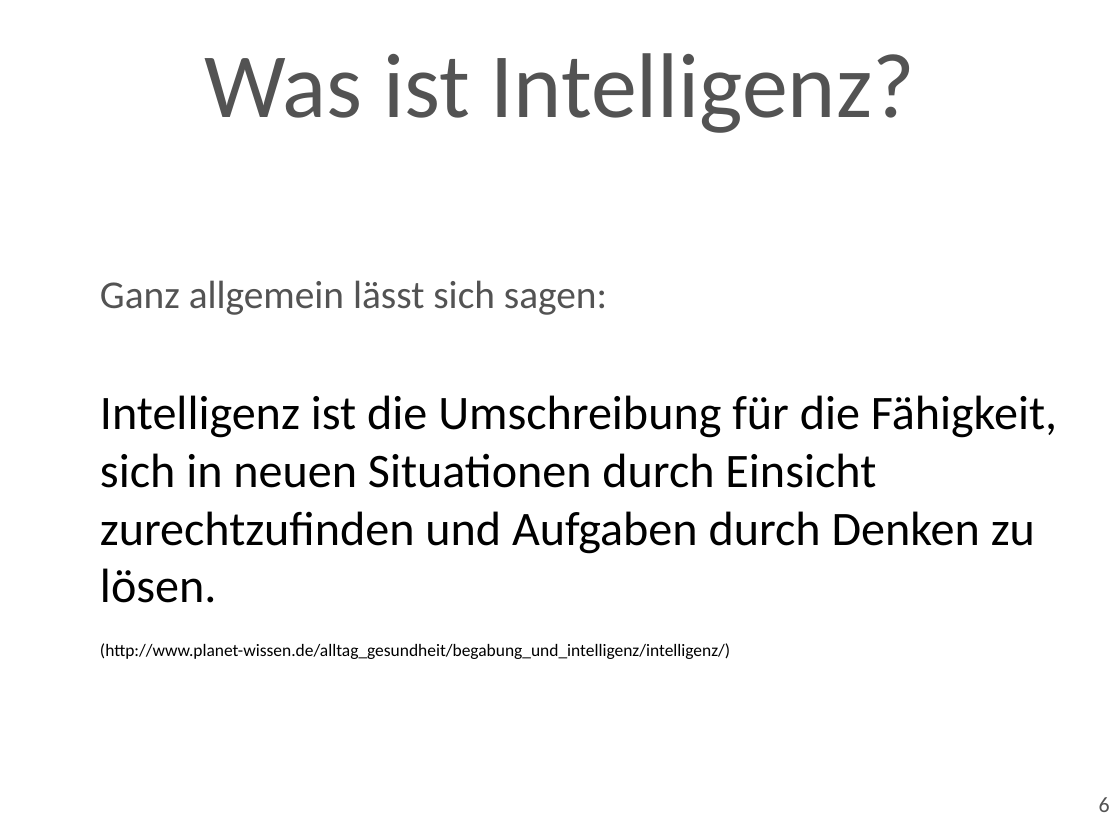
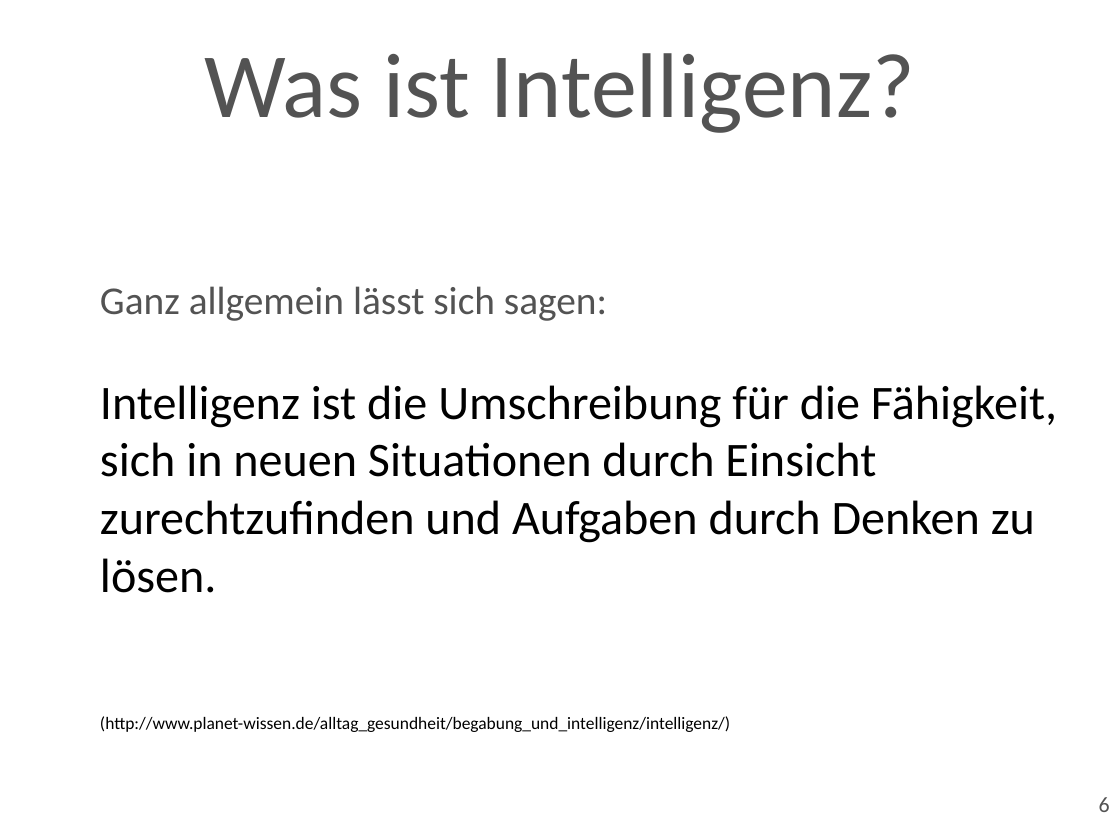
Before and after one commit to Franzi93/Seminar, a slide deck: slide 6 of Präsentation/Künstliche Intelligenz.odp. Drawn at 1120x840 pixels with LibreOffice and Linux fonts; fonts in the diff are those of the drawing; background and template pictures are left out. Boxes give left, top, right and bottom in pixels: in the first picture for what was removed or moved away, otherwise in the second. Text is boxed around its words. In the diff, an @@ line names an element or a change of style, - is before the commit and + after.

```diff
--- a/Präsentation/Künstliche Intelligenz.odp
+++ b/Präsentation/Künstliche Intelligenz.odp
@@ text "Ganz allgemein lässt sich sagen:": place and size @@
-text "Ganz allgemein lässt sich sagen:" at <box>100,280,607,315</box>
+text "Ganz allgemein lässt sich sagen:" at <box>100,286,607,321</box>
@@ text "Intelligenz ist die Umschreibung für ..." rewrapped from <box>100,395,1057,659</box> to <box>100,385,1057,732</box> @@
```
Also in this commit, not shown: 3 other slides changed, 1 slide added, 5 other files.
